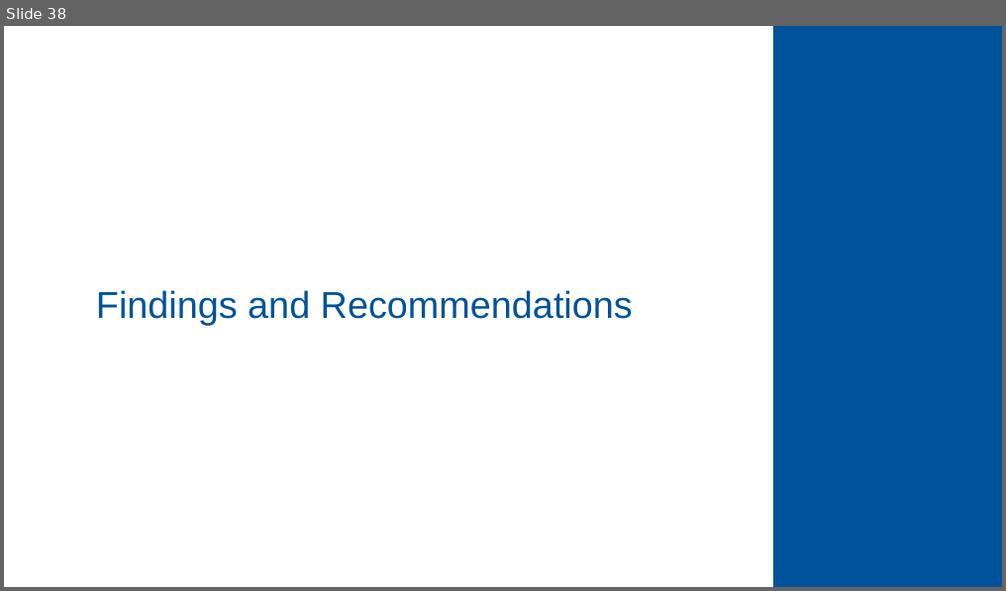
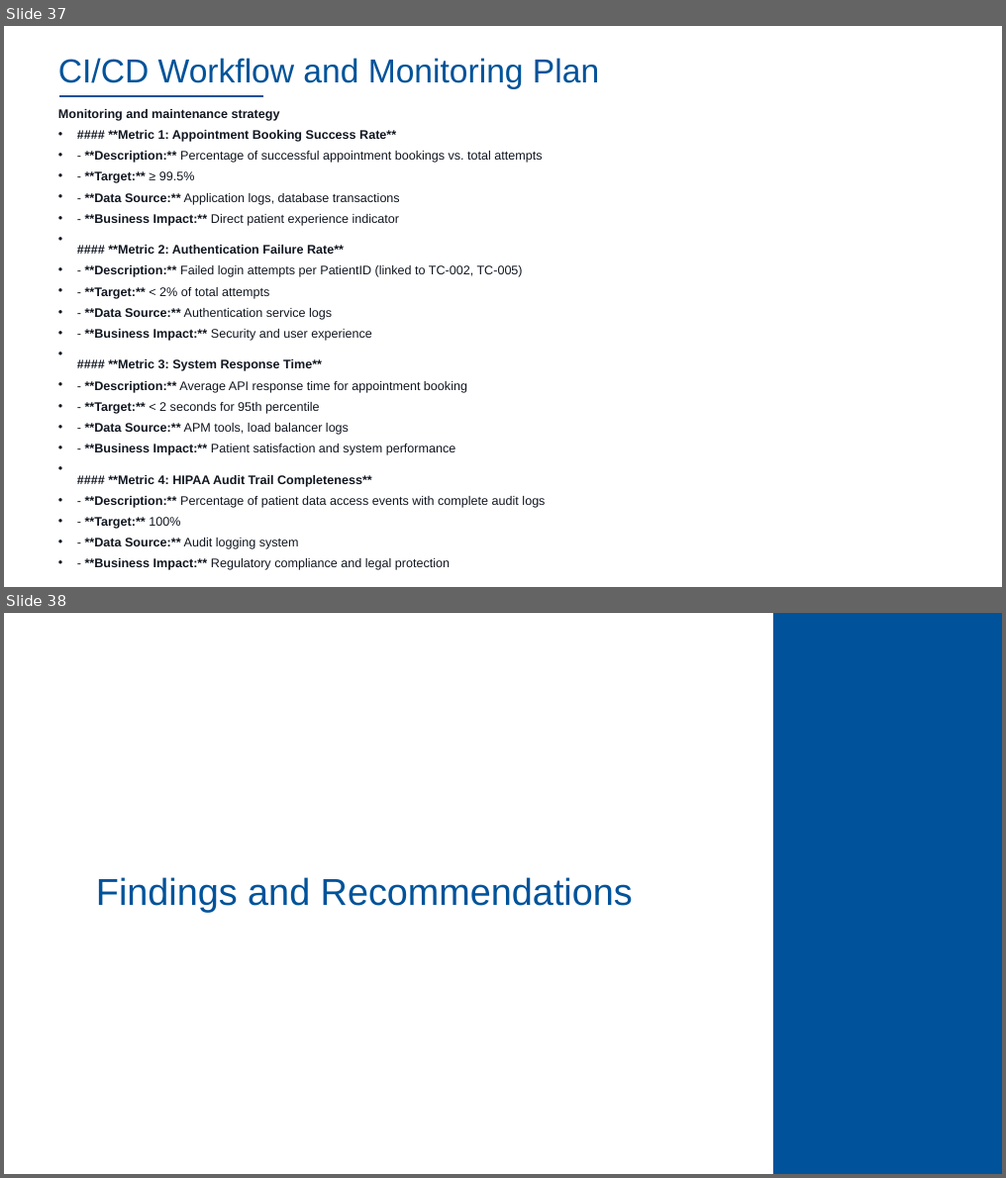
Before and after one commit to dennislamcv1/IBMSA, a slide deck: Systems Analyst Capstone Project/Final SubmissionDL.pptx. Shown one above the other, each under a label of ours: slide 38 before the commit, slides 37 and 38 after it. The pictures are 1006x591 and 1006x1178 pixels, drawn with LibreOffice and Linux fonts; fonts in the diff are those of the drawing; background and template pictures are left out. Boxes give left, top, right and bottom in pixels: in the first picture for what was removed or moved away, otherwise in the second. Text is boxed around its words. In the diff, an @@ line names an element or a change of style, - is before the commit and + after.

```diff
--- a/Systems Analyst Capstone Project/Final SubmissionDL.pptx
+++ b/Systems Analyst Capstone Project/Final SubmissionDL.pptx
@@ slide 37 added at [4,26,1002,587], background #FFFFFF @@
@@ title added at [58,58,599,89], 32 pt, text #00539A @@
+CI/CD Workflow and Monitoring Plan
@@ text added at [58,109,545,550], 12 pt, text #111620 @@
+Monitoring and maintenance strategy
+• #### **Metric 1: Appointment Booking Success Rate**
+• - **Description:** Percentage of successful appointment bookings vs. total attempts
+• - **Target:** ≥ 99.5%
+• - **Data Source:** Application logs, database transactions
+• - **Business Impact:** Direct patient experience indicator
+• #### **Metric 2: Authentication Failure Rate**
+• - **Description:** Failed login attempts per PatientID (linked to TC-002, TC-005)
+• - **Target:** < 2% of total attempts
+• - **Data Source:** Authentication service logs
+• - **Business Impact:** Security and user experience
+• #### **Metric 3: System Response Time**
+• - **Description:** Average API response time for appointment booking
+• - **Target:** < 2 seconds for 95th percentile
+• - **Data Source:** APM tools, load balancer logs
+• - **Business Impact:** Patient satisfaction and system performance
+• #### **Metric 4: HIPAA Audit Trail Completeness**
+• - **Description:** Percentage of patient data access events with complete audit logs
+• - **Target:** 100%
+• - **Data Source:** Audit logging system
+• - **Business Impact:** Regulatory compliance and legal protection
@@ line added from (60, 96) to (263, 96), #00539A 1.5 pt @@
```
Also in this commit, not shown: 8 slides changed, 2 other slides added, 5 slides removed, 12 other files.
